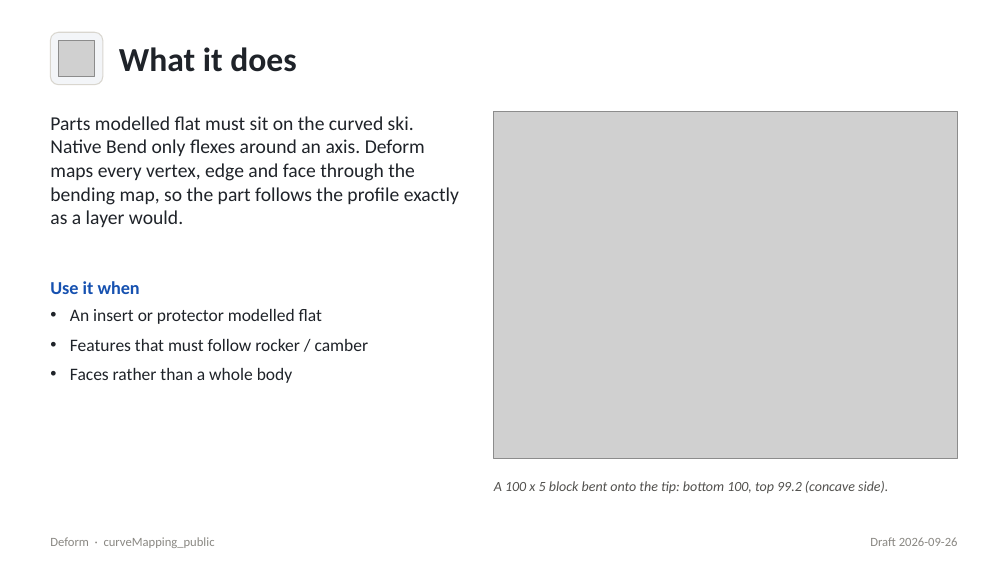
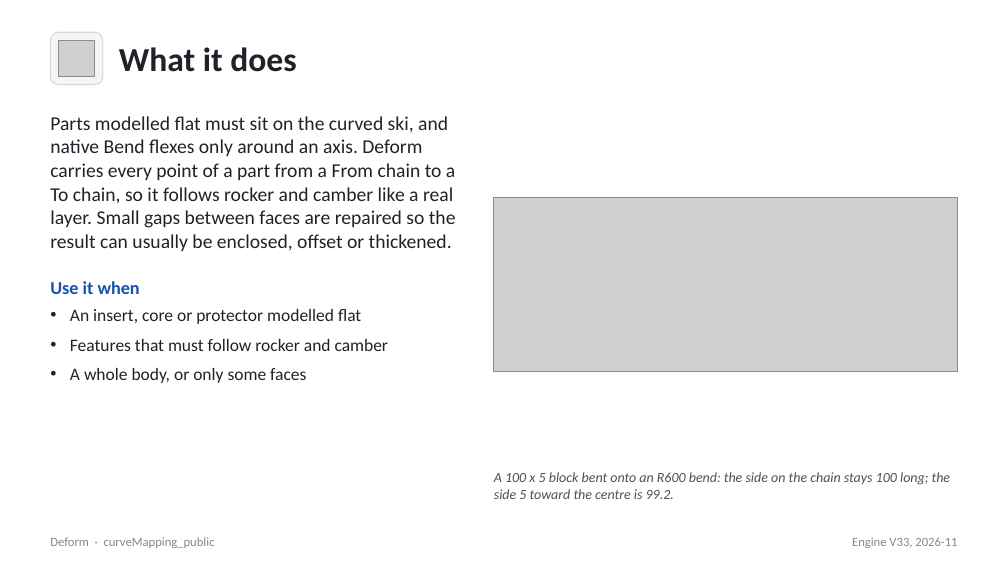
Before and after one commit to jedyeiser/featurescripts, a slide deck: slide 2 of docs/decks/deform/.baseline/deform.generated.pptx. Drawn at 1008x567 pixels with LibreOffice and Linux fonts; fonts in the diff are those of the drawing; grey boxes stand for pictures. Boxes give left, top, right and bottom in pixels: in the first picture for what was removed or moved away, otherwise in the second. Text is boxed around its words. In the diff, an @@ line names an element or a change of style, - is before the commit and + after.

Commit message:
Deform: seam repair with a user limit, alias pins, V33 public port, explainer and deck
Engine (curveMapping/deform.fs) is now the wrapped-edge code: vertices/edges mapped once, faces mapped
independently, tiny faces absorbed with the faces across them pinned (canonical_edges.fs), and a gap-driven
seam repair (sewSeams: refill the smaller face from its neighbours' edges) bounded by a new "Seam repair
limit" input (default 50 um, max 200 um; wider seams are reported with the limit that would close them).
Measured: lid 193 -> 185 faces, free edges 54 = source (limit 150 um); ski 78 -> 75, 30 = source; Deform
tests 4/4. deform_weld.fs / deform_wrapped.fs are kept as reference prototypes.

curveMapping_public re-ported against curveMapping V33 (port_public.py now also rewrites the
canonical_edges import); wrap files only re-point the core import.

Docs: docs/explainers/deform/deform_explained.md + PDF (built by docs/tooling/build_explainer_pdf.py),
rebuilt deform deck (build_deck.js: messageHead, reference header), probe scripts used for the lid/ski work.

```diff
--- a/docs/decks/deform/.baseline/deform.generated.pptx
+++ b/docs/decks/deform/.baseline/deform.generated.pptx
@@ text at box(50, 116, 456, 251): text changed @@
-Parts modelled flat must sit on the curved ski. Native Bend only flexes around an axis. Deform maps every vertex, edge and face through the bending map, so the part follows the profile exactly as a layer would.
+Parts modelled flat must sit on the curved ski, and native Bend flexes only around an axis. Deform carries every point of a part from a From chain to a To chain, so it follows rocker and camber like a real layer. Small gaps between faces are repaired so the result can usually be enclosed, offset or thickened.
@@ picture: place and size @@
-picture at box(494, 111, 958, 458)
+picture at box(494, 198, 958, 371)
@@ text at box(70, 309, 389, 383): text changed @@
-• An insert or protector modelled flat
-• Features that must follow rocker / camber
-• Faces rather than a whole body
+• An insert, core or protector modelled flat
+• Features that must follow rocker and camber
+• A whole body, or only some faces
@@ text at box(494, 472, 951, 499): text changed @@
-A 100 x 5 block bent onto the tip: bottom 100, top 99.2 (concave side).
+A 100 x 5 block bent onto an R600 bend: the side on the chain stays 100 long; the side 5 toward the centre is 99.2.
@@ text at box(852, 537, 957, 548): text changed @@
-Draft 2026-09-26
+Engine V33, 2026-11
```
Also in this commit, not shown: 3 other slides changed, 11 slides added, 3 slides removed, 50 other files.
